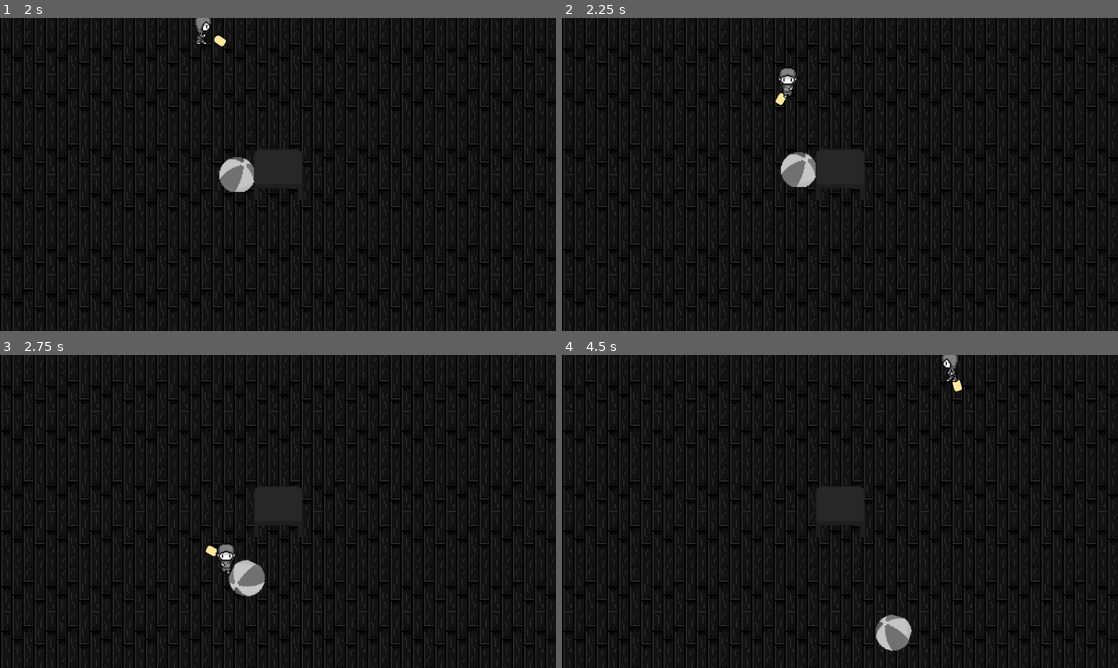
Above: before the commit, frames 1-4 (two rows, left to right).
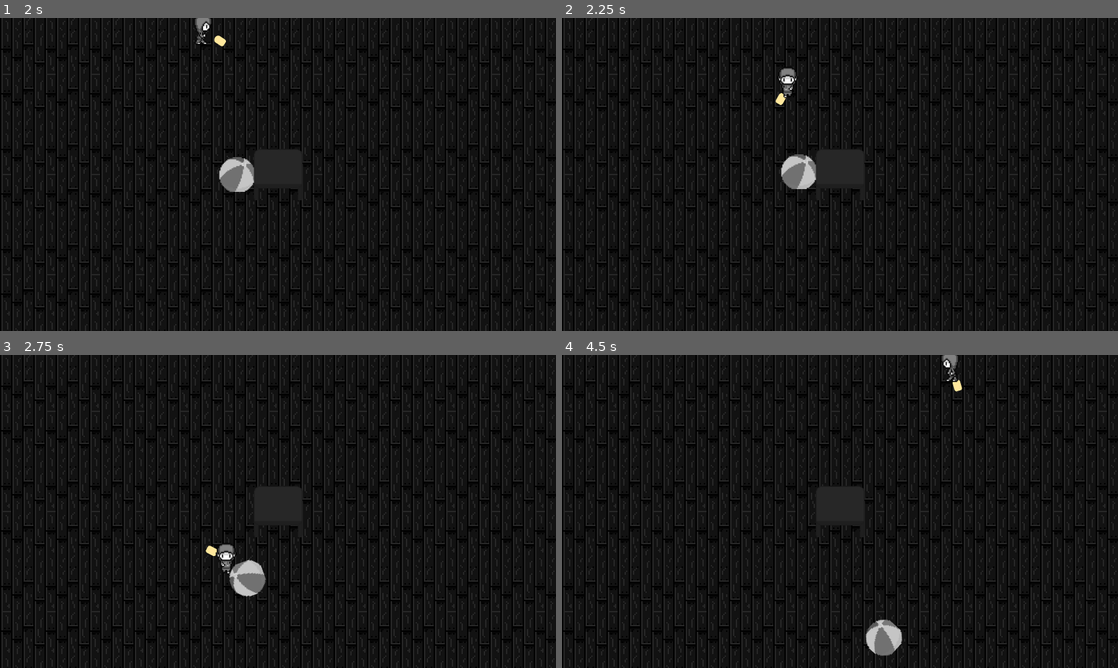
Above: after the commit, the same moments.

Repository: hhues/cook-up-a-website
Game: Godot game, scene res://HUD/TitleScreen.tscn
The game is run twice, just before and just after one commit, with the same random seed, the same clock (stepped at 60 frames per second) and the same inputs.
Inputs (mouse positions are in pixels of both pictures, inside the frame that each line leads up to):
- Up to frame 1 (2 s): click "Start Game" at 0.5 s; tap Enter at 1.25 s; move the mouse to (400, 158) at 1.27 s; press the mouse at (400, 158) at 1.28 s; hold D (player_right) from 1.28 s (still down)
- Up to frame 2 (2.25 s): move the mouse to (728, 190) at 2.02 s; release D (player_right) at 2.03 s; release the mouse at (728, 190) at 2.03 s; hold S (player_down) from 2.03 s (still down); right-click (728, 190) at 2.1 s
- Up to frame 3 (2.75 s): keep holding S (player_down)
- Up to frame 4 (4.5 s): move the mouse to (895, 442) at 2.77 s; release S (player_down) at 2.78 s; press the mouse at (895, 442) at 2.78 s; hold D (player_right) 2.78-3.53 s; move the mouse to (812, 574) at 3.52 s; release the mouse at (812, 574) at 3.53 s; hold W (player_up) 3.53-4.28 s; right-click (812, 574) at 3.6 s; move the mouse to (1006, 558) at 4.27 s; press the mouse at (1006, 558) at 4.28 s; hold A (player_left) from 4.28 s (still down)

Frame 1 is identical in both runs. In frame 2, 0.2% of the frame differs, in the area x 39-46%, y 42-55%; in frame 3, 0.3%; in frame 4, 0.8%, in the area x 54-63%, y 82-97%.

Commit message:
Final touch-ups

Diff:
--- a/Main.tscn
+++ b/Main.tscn
@@ -96,6 +96,6 @@
 
 [node name="Component" parent="." groups=["components"] instance=ExtResource( 18 )]
 collision_mask = 7
-mass = 4.08
+mass = 7.14286
 linear_damp = 3.0
-angular_damp = 2.0
+angular_damp = 3.0
